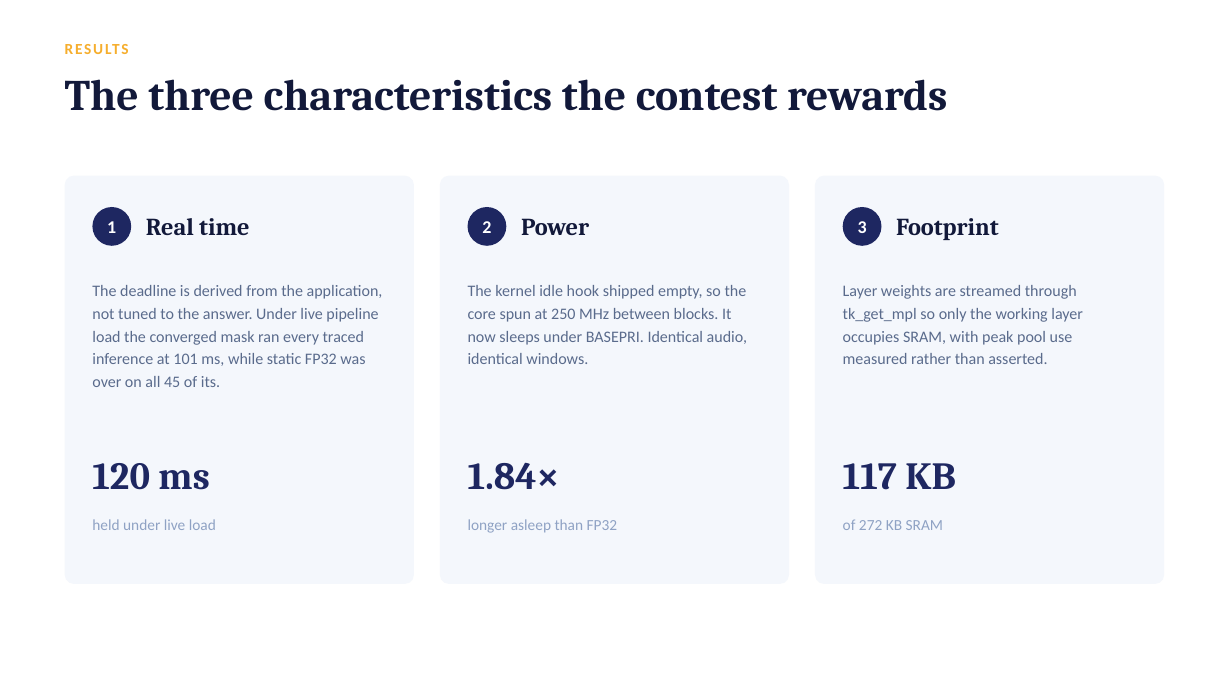
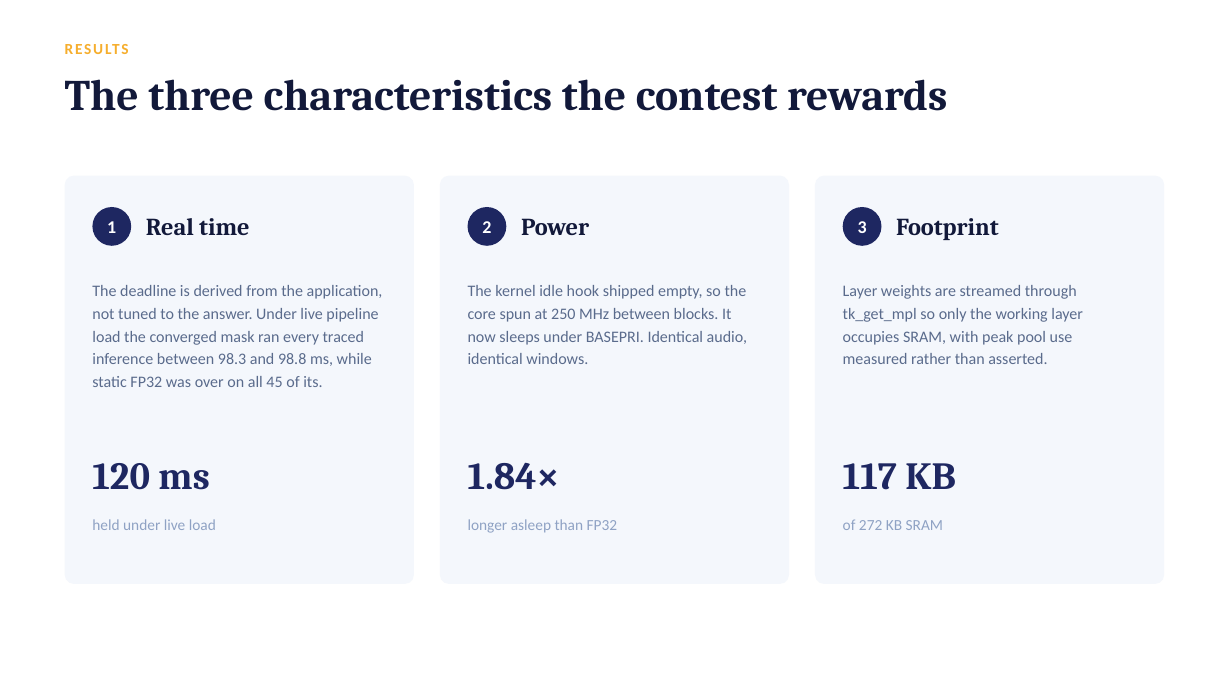
Before and after one commit to kushal-script/utkernel-rtos-adaptive-edge-ai, a slide deck: slide 8 of docs/TRON2026_intro_slides.pptx. Drawn at 1232x693 pixels with LibreOffice and Linux fonts; fonts in the diff are those of the drawing. Boxes give left, top, right and bottom in pixels: in the first picture for what was removed or moved away, otherwise in the second. Text is boxed around its words. In the diff, an @@ line names an element or a change of style, - is before the commit and + after.

```diff
--- a/docs/TRON2026_intro_slides.pptx
+++ b/docs/TRON2026_intro_slides.pptx
@@ text at (92, 285, 383, 387): text changed @@
-The deadline is derived from the application, not tuned to the answer. Under live pipeline load the converged mask ran every traced inference at 101 ms, while static FP32 was over on all 45 of its.
+The deadline is derived from the application, not tuned to the answer. Under live pipeline load the converged mask ran every traced inference between 98.3 and 98.8 ms, while static FP32 was over on all 45 of its.
```
Also in this commit, not shown: 2 other slides changed, 9 other files.
